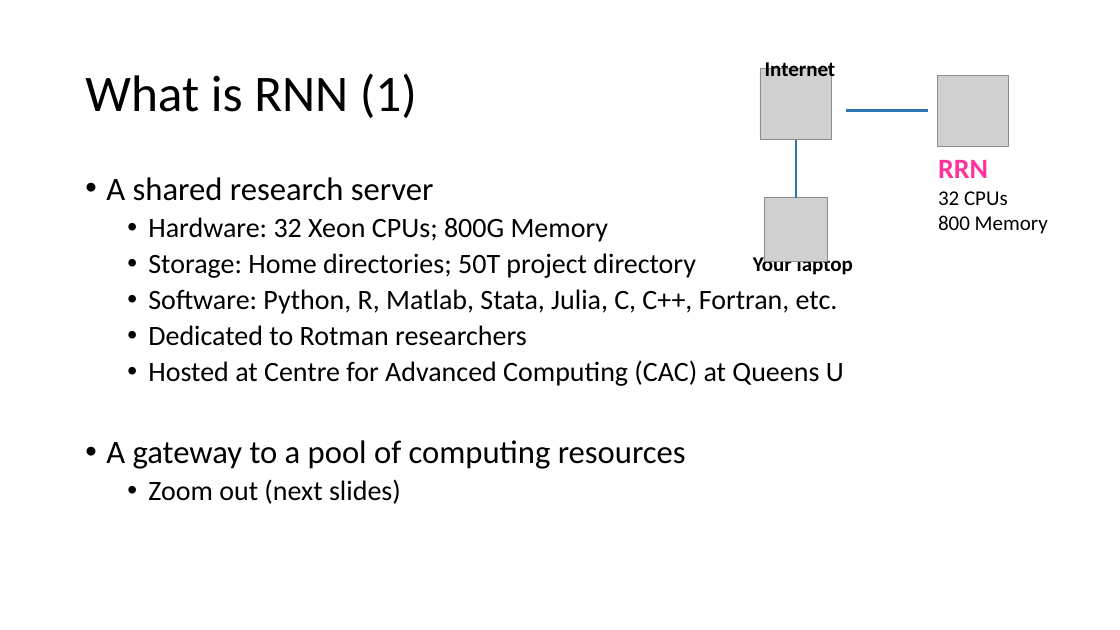
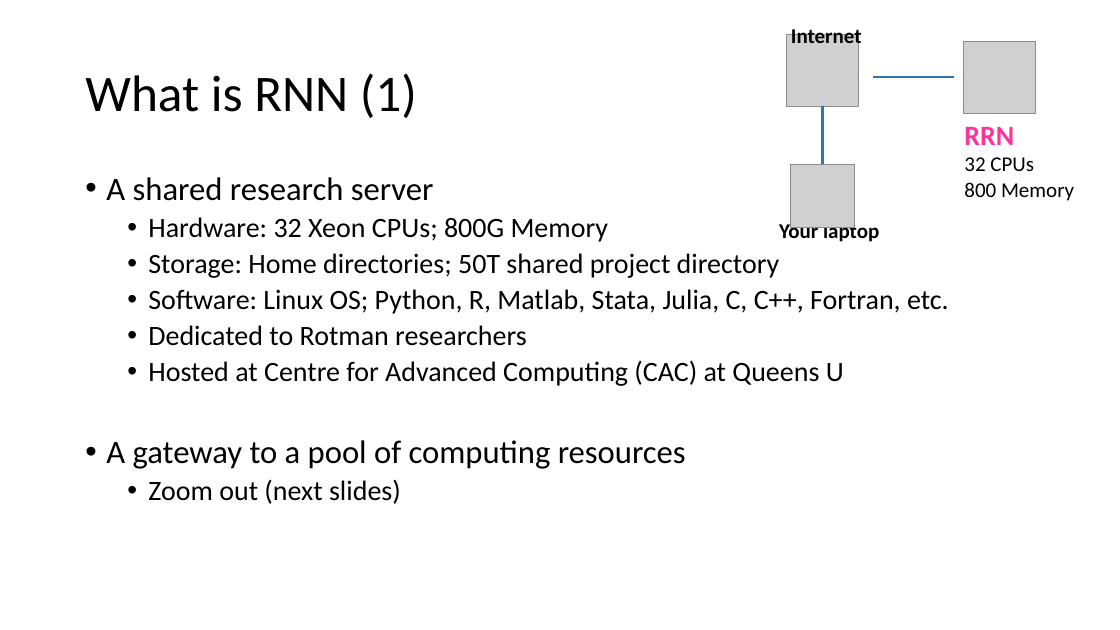
Before and after one commit to tdmdal/rrn-workshop, a slide deck: slide 3 of rrn_intro.pptx (slide 2 before the commit). Drawn at 1120x630 pixels with LibreOffice and Linux fonts; fonts in the diff are those of the drawing; grey boxes stand for pictures. Boxes give left, top, right and bottom in pixels: in the first picture for what was removed or moved away, otherwise in the second. Text is boxed around its words. In the diff, an @@ line names an element or a change of style, - is before the commit and + after.

```diff
--- a/rrn_intro.pptx
+++ b/rrn_intro.pptx
@@ 3 pictures, 3 texts, 2 lines: place and size @@
-3 pictures, 3 texts, 2 lines at (753,59,1048,275)
+3 pictures, 3 texts, 2 lines at (779,25,1074,244)
@@ text at (148,253,949,314): text changed @@
-  • Storage: Home directories; 50T project directory
-  • Software: Python, R, Matlab, Stata, Julia, C, C++, Fortran, etc.
+  • Storage: Home directories; 50T shared project directory
+  • Software: Linux OS; Python, R, Matlab, Stata, Julia, C, C++, Fortran, etc.
```
Also in this commit, not shown: 15 other slides changed, 6 slides added, 2 other files.
